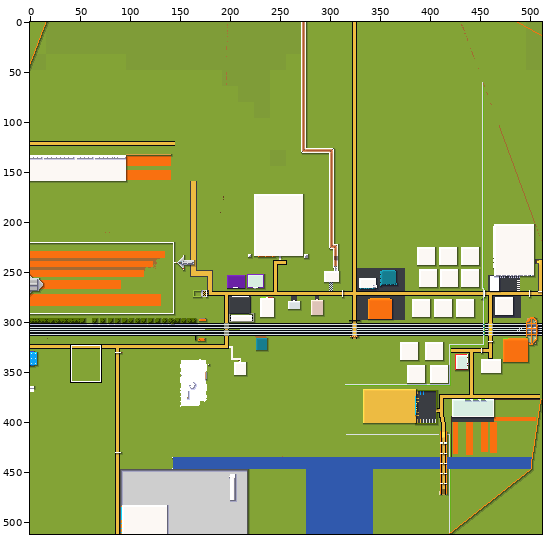
Sprite sheet -- tiles/1,0.png. Above: a wide view before the commit, with the close-up outlined.
Close-up. Before:
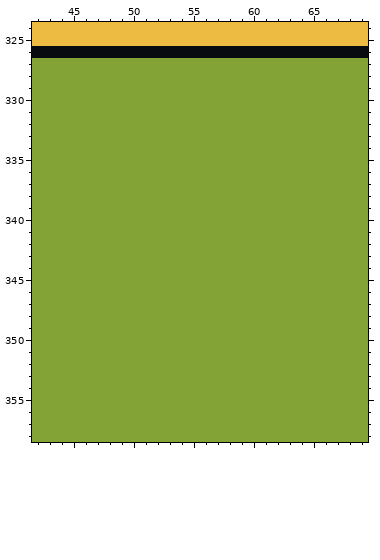
The file is 512x512 pixels. Colours within 5 levels of each other are drawn and written as one. Shown: x 42..69, y 324..358.
The result:
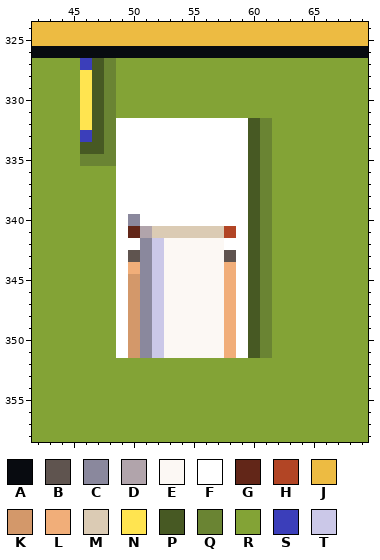
Palette (. is transparent): A #080b10  B #5f544f  C #8a889d  D #b1a4ab  E #fcf8f4  F #ffffff  G #622618  H #b24525  J #edbb42  K #d3986a  L #f1ae79  M #dbcbb4  N #ffe450  P #475923  Q #6a8433  R #83a336  S #3b3eba  T #cbc8e8
The exact change:
Changed rows in their new state; - is an unchanged pixel.
first column x 46:
327 SPQ-------------
328 NPQ-------------
329 NPQ-------------
330 NPQ-------------
331 NPQ-------------
332 NPQFFFFFFFFFFFPQ
333 SPQFFFFFFFFFFFPQ
334 PPQFFFFFFFFFFFPQ
335 QQQFFFFFFFFFFFPQ
336 ---FFFFFFFFFFFPQ
337 ---FFFFFFFFFFFPQ
338 ---FFFFFFFFFFFPQ
339 ---FFFFFFFFFFFPQ
340 ---FCFFFFFFFFFPQ
341 ---FGDMMMMMMHFPQ
342 ---FFCTEEEEEFFPQ
343 ---FBCTEEEEEBFPQ
344 ---FLCTEEEEELFPQ
345 ---FKCTEEEEELFPQ
346 ---FKCTEEEEELFPQ
347 ---FKCTEEEEELFPQ
348 ---FKCTEEEEELFPQ
349 ---FKCTEEEEELFPQ
350 ---FKCTEEEEELFPQ
351 ---FKCTEEEEELFPQ
Pixel boxes of the changes (left, top, right, bottom) in both close-ups:
changed: (80, 58, 272, 358)
